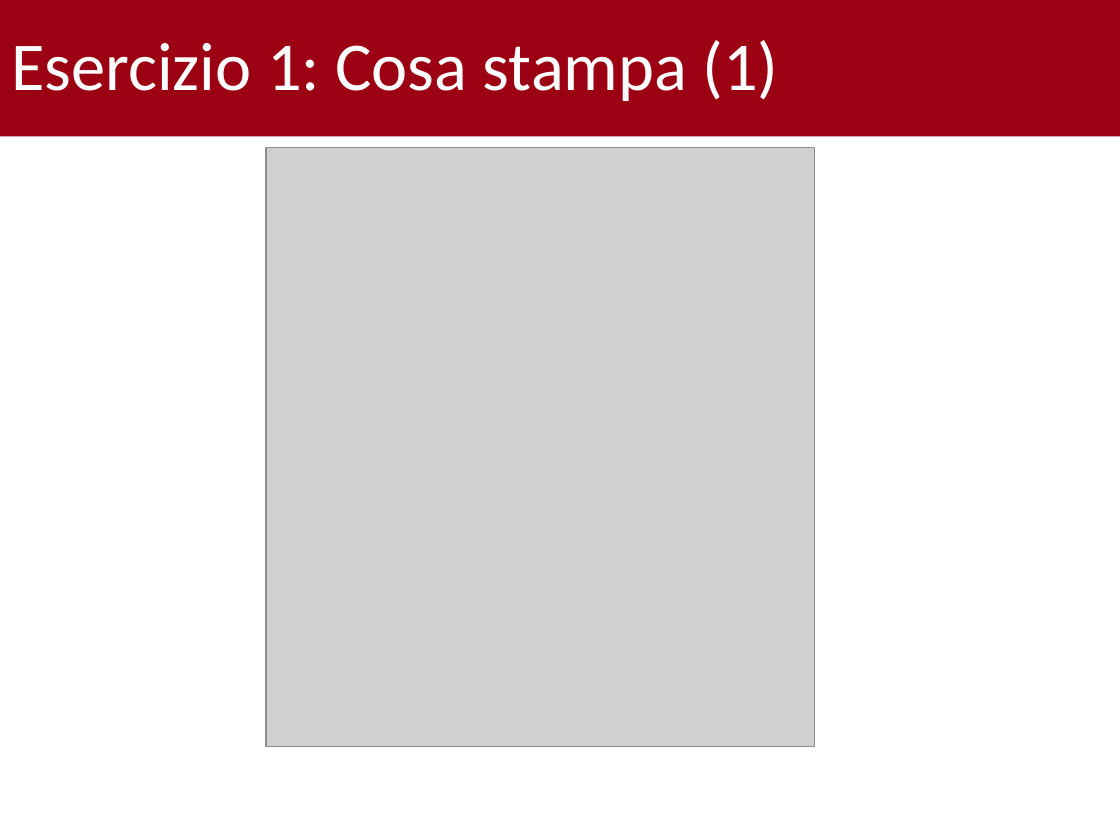
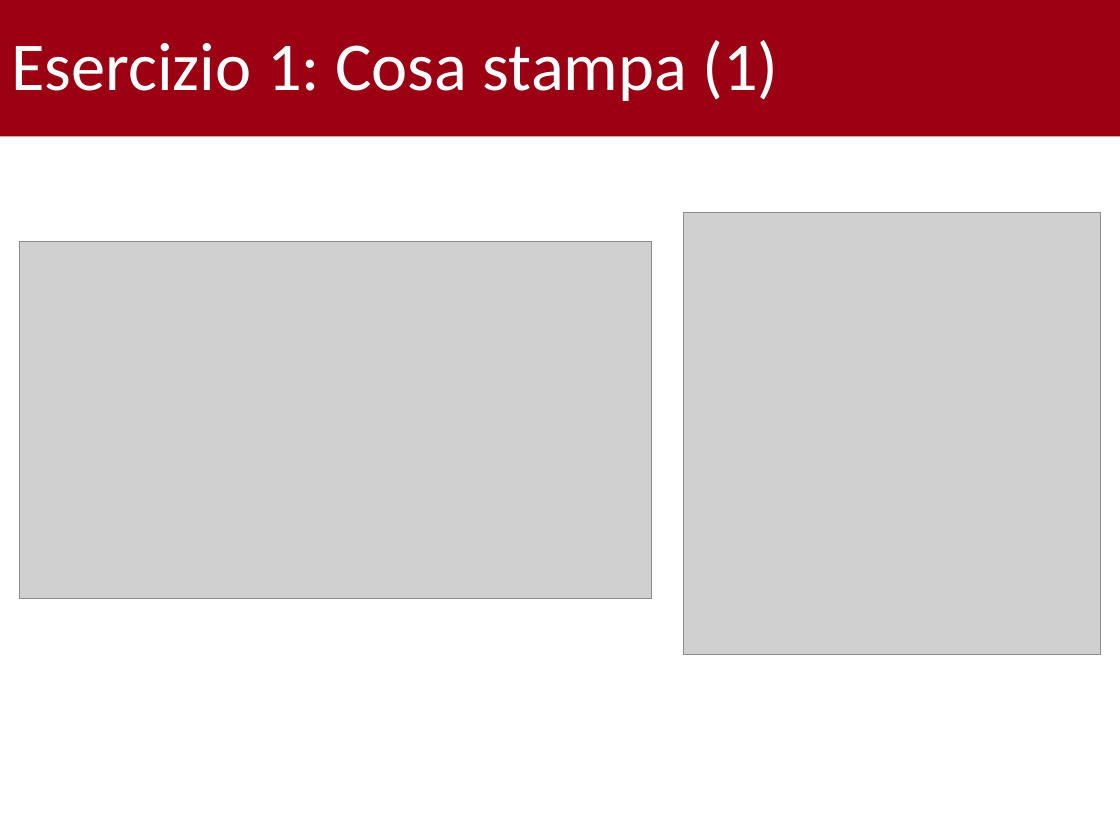
Before and after one commit to gabrielrovesti/Teaching-And-Tutoring, a slide deck: slide 16 of UniPD/P2 - Semestre 1/25-10/Tutorato 1.pptx (slide 14 before the commit). Drawn at 1120x840 pixels with LibreOffice and Linux fonts; fonts in the diff are those of the drawing; grey boxes stand for pictures; background and template pictures are left out. Boxes give left, top, right and bottom in pixels: in the first picture for what was removed or moved away, otherwise in the second. Text is boxed around its words. In the diff, an @@ line names an element or a change of style, - is before the commit and + after.

```diff
--- a/UniPD/P2 - Semestre 1/25-10/Tutorato 1.pptx
+++ b/UniPD/P2 - Semestre 1/25-10/Tutorato 1.pptx
@@ picture removed at <box>267,148,814,747</box> @@
@@ picture added at <box>683,213,1101,655</box> @@
@@ picture added at <box>19,242,651,598</box> @@
```
Also in this commit, not shown: 16 other slides changed, 6 slides added, 19 other files.
